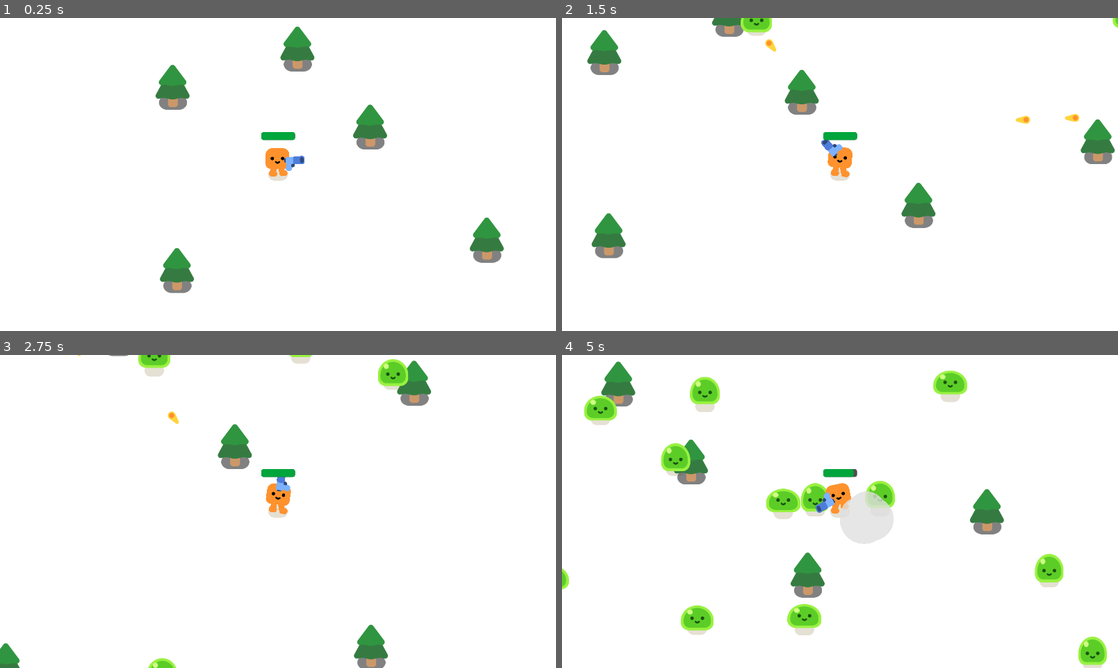
Above: before the commit, frames 1-4 (two rows, left to right).
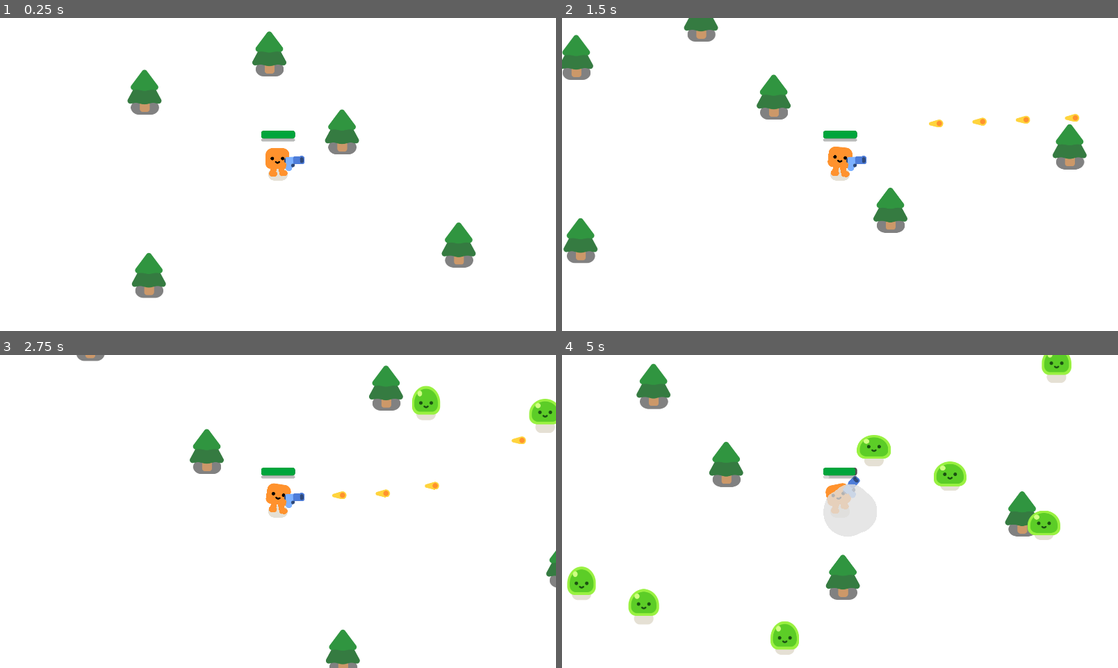
Above: after the commit, the same moments.

Repository: 97Kaleb/CSE290R
Game: Godot game, scene res://SurvivorsGame.tscn
Same seed, same stepped clock (60 frames per second), same inputs: the game is played once before the commit and once after it.
Inputs:
- Up to frame 1 (0.25 s): no input
- Up to frame 2 (1.5 s): hold D (move_right) 0.53-1.28 s; hold 1 0.53-1.28 s; tap 2 at 0.8, 1.35 s; hold S (move_down) from 1.28 s (still down)
- Up to frame 3 (2.75 s): tap 3 at 1.55 s; release S (move_down) at 2.03 s; hold D (move_right) from 2.03 s (still down); hold 3 from 2.03 s (still down); tap 1 at 2.3 s
- Up to frame 4 (5 s): release D (move_right) at 2.78 s; release 3 at 2.78 s; hold W (move_up) 2.78-3.53 s; tap 1 at 2.85, 4.55 s; tap 2 at 3.05 s; hold 2 3.53-4.28 s; hold A (move_left) from 3.53 s (still down); tap 3 at 3.8, 4.35 s

The runs differ from the first frame. In frame 1, 6.1% of the frame differs, in the area x 22-91%, y 2-90%; in frame 2, 7.4%; in frame 3, 5.9%; in frame 4, 14%, in the area x 0-98%, y 0-100%.

Commit message:
Competency 2 done

Diff:
--- a/2d-project-start/SurvivorsGame.tscn
+++ b/2d-project-start/SurvivorsGame.tscn
@@ -1,8 +1,9 @@
-[gd_scene load_steps=5 format=3 uid="uid://btduip47a32fd"]
+[gd_scene load_steps=6 format=3 uid="uid://btduip47a32fd"]
 
 [ext_resource type="Script" path="res://survivors_game.gd" id="1_48nmu"]
 [ext_resource type="PackedScene" uid="uid://bk0kj3d7s36cb" path="res://player.tscn" id="1_fsbw7"]
 [ext_resource type="PackedScene" uid="uid://bhbmgx0sqr0ap" path="res://tree.tscn" id="2_q74mp"]
+[ext_resource type="PackedScene" uid="uid://b5hy0abk3bmet" path="res://enemy.tscn" id="4_i2fpm"]
 
 [sub_resource type="Curve2D" id="Curve2D_gm73y"]
 _data = {
@@ -25,7 +26,7 @@
 grow_vertical = 2
 
 [node name="Player" parent="." instance=ExtResource("1_fsbw7")]
-position = Vector2(863, 557)
+position = Vector2(960, 540)
 
 [node name="Path2D" type="Path2D" parent="Player"]
 position = Vector2(-863, -557)
@@ -36,6 +37,80 @@
 position = Vector2(-159, -50)
 rotation = -0.0139591
 
+[node name="LevelMenu" type="CanvasLayer" parent="Player"]
+unique_name_in_owner = true
+layer = 5
+visible = false
+
+[node name="ColorRect" type="ColorRect" parent="Player/LevelMenu"]
+offset_right = 1920.0
+offset_bottom = 1080.0
+color = Color(0.125911, 0.125911, 0.125911, 0.470588)
+
+[node name="Option 1" type="ColorRect" parent="Player/LevelMenu"]
+offset_left = 200.0
+offset_top = 320.0
+offset_right = 565.0
+offset_bottom = 760.0
+
+[node name="Label" type="Label" parent="Player/LevelMenu/Option 1"]
+layout_mode = 0
+offset_right = 365.0
+offset_bottom = 440.0
+theme_override_colors/font_color = Color(0, 0, 0, 1)
+theme_override_font_sizes/font_size = 54
+text = "1:
+Increase
+Defense"
+horizontal_alignment = 1
+vertical_alignment = 1
+
+[node name="Option 2" type="ColorRect" parent="Player/LevelMenu"]
+offset_left = 760.0
+offset_top = 320.0
+offset_right = 1125.0
+offset_bottom = 760.0
+
+[node name="Label" type="Label" parent="Player/LevelMenu/Option 2"]
+layout_mode = 1
+anchors_preset = 8
+anchor_left = 0.5
+anchor_top = 0.5
+anchor_right = 0.5
+anchor_bottom = 0.5
+offset_left = -182.5
+offset_top = -220.0
+offset_right = 182.5
+offset_bottom = 220.0
+grow_horizontal = 2
+grow_vertical = 2
+theme_override_colors/font_color = Color(0, 0, 0, 1)
+theme_override_font_sizes/font_size = 54
+text = "2:
+Increase
+Regeneration"
+horizontal_alignment = 1
+vertical_alignment = 1
+
+[node name="Option 3" type="ColorRect" parent="Player/LevelMenu"]
+offset_left = 1296.0
+offset_top = 320.0
+offset_right = 1661.0
+offset_bottom = 760.0
+
+[node name="Label" type="Label" parent="Player/LevelMenu/Option 3"]
+layout_mode = 0
+offset_right = 365.0
+offset_bottom = 440.0
+theme_override_colors/font_color = Color(0, 0, 0, 1)
+theme_override_font_sizes/font_size = 54
+text = "3:
+Increase
+Attack
+Speed"
+horizontal_alignment = 1
+vertical_alignment = 1
+
 [node name="Tree5" parent="." instance=ExtResource("2_q74mp")]
 position = Vector2(-674, -556)
 
@@ -157,7 +232,7 @@
 position = Vector2(3011, 300)
 
 [node name="Timer" type="Timer" parent="."]
-wait_time = 0.3
+wait_time = 0.5
 autostart = true
 
 [node name="GameOver" type="CanvasLayer" parent="."]
@@ -189,5 +264,10 @@
 horizontal_alignment = 1
 vertical_alignment = 1
 
+[node name="Enemy" parent="." instance=ExtResource("4_i2fpm")]
+position = Vector2(-491, 1452)
+
+[connection signal="kill" from="." to="Player" method="_on_game_kill"]
 [connection signal="health_depleted" from="Player" to="." method="_on_player_health_depleted"]
 [connection signal="timeout" from="Timer" to="." method="_on_timer_timeout"]
+[connection signal="defeated" from="Enemy" to="." method="_on_enemy_defeated"]
--- a/2d-project-start/characters/slime/slime.gd
+++ b/2d-project-start/characters/slime/slime.gd
@@ -1,10 +1,8 @@
 extends Node2D
-
 
 func play_walk():
 	%AnimationPlayer.play("walk")
 
-
 func play_hurt():
 	%AnimationPlayer.play("hurt")
 	%AnimationPlayer.queue("walk")
--- a/2d-project-start/enemy.gd
+++ b/2d-project-start/enemy.gd
@@ -1,6 +1,9 @@
 extends CharacterBody2D
 
 var health = 3
+var damage = 5
+var xpValue = 5
+signal defeated(xpValue)
 
 @onready var player = get_node("/root/Game/Player")
 
@@ -11,12 +14,13 @@
 	var direction = global_position.direction_to(player.global_position)
 	velocity = direction * 300
 	move_and_slide()
-
+#change this
 func take_damage():
 	health -= 1
 	%Slime.play_hurt()
 	if health == 0:
 		queue_free()
+		emit_signal("defeated", xpValue)
 		const SMOKE_EXPLOSION = preload("res://smoke_explosion/smoke_explosion.tscn")
 		var smoke = SMOKE_EXPLOSION.instantiate()
 		get_parent().add_child(smoke)
--- a/2d-project-start/gun.gd
+++ b/2d-project-start/gun.gd
@@ -15,3 +15,8 @@
 
 func _on_timer_timeout() -> void:
 	shoot()
+
+func _on_player_speed_increase() -> void:
+	%Timer.wait_time -= .05
+	if %Timer.wait_time <= 0.0:
+		%Timer.wait_time = .1
--- a/2d-project-start/gun.tscn
+++ b/2d-project-start/gun.tscn
@@ -26,6 +26,7 @@
 position = Vector2(26, -11)
 
 [node name="Timer" type="Timer" parent="."]
+unique_name_in_owner = true
 wait_time = 0.25
 autostart = true
 
--- a/2d-project-start/player.gd
+++ b/2d-project-start/player.gd
@@ -1,7 +1,11 @@
 extends CharacterBody2D
 
+signal speed_increase
 signal health_depleted
 var health = 100.0
+var xp = 0
+var regen = 0.0
+var damage_rate = 5.0
 
 func _physics_process(delta: float) -> void:
 	var direction = Input.get_vector("move_left", "move_right", "move_up", "move_down")
@@ -11,11 +15,41 @@
 		$HappyBoo.play_walk_animation()
 	else:
 		$HappyBoo.play_idle_animation()
-
-	const DAMAGE_RATE = 5.0
+	health += regen * delta
+	if health > 100.0:
+		health = 100.0
+	%HealthBar.value = health
 	var overlapping_enemies = %Hurtbox.get_overlapping_bodies()
 	if overlapping_enemies.size() > 0:
-		health -= DAMAGE_RATE * overlapping_enemies.size() * delta
-		%ProgressBar.value = health
+		health -= damage_rate * overlapping_enemies.size() * delta
+		%HealthBar.value = health
 		if health <= 0.0:
 			health_depleted.emit()
+
+func _on_game_kill(xpValue: Variant) -> void:
+	xp += xpValue
+	%XPBar.value = xp
+	if xp >= 100:
+		xp = 0
+		%XPBar.value = xp
+		get_tree().paused = true
+		levelUp()
+
+func levelUp():
+	%LevelMenu.visible = true
+	while %LevelMenu.visible == true:
+		if Input.is_key_pressed(KEY_1):
+			damage_rate -= .5
+			if damage_rate < 0:
+				damage_rate = 0
+			%LevelMenu.visible = false
+			get_tree().paused = false
+		if Input.is_key_pressed(KEY_2):
+			regen += 1
+			%LevelMenu.visible = false
+			get_tree().paused = false
+		if Input.is_key_pressed(KEY_3):
+			speed_increase.emit()
+			%LevelMenu.visible = false
+			get_tree().paused = false
+		await get_tree().create_timer(0.01).timeout
--- a/2d-project-start/player.tscn
+++ b/2d-project-start/player.tscn
@@ -48,13 +48,23 @@
 position = Vector2(-1, -42)
 shape = SubResource("CapsuleShape2D_56aoa")
 
-[node name="ProgressBar" type="ProgressBar" parent="."]
+[node name="HealthBar" type="ProgressBar" parent="."]
 unique_name_in_owner = true
 offset_left = -58.0
-offset_top = -146.0
+offset_top = -151.0
 offset_right = 59.0
-offset_bottom = -119.0
+offset_bottom = -124.0
 theme_override_styles/background = SubResource("StyleBoxFlat_sou41")
 theme_override_styles/fill = SubResource("StyleBoxFlat_b4sbf")
 value = 100.0
 show_percentage = false
+
+[node name="XPBar" type="ProgressBar" parent="."]
+unique_name_in_owner = true
+offset_left = -58.0
+offset_top = -124.0
+offset_right = 59.0
+offset_bottom = -114.0
+show_percentage = false
+
+[connection signal="speed_increase" from="." to="Gun" method="_on_player_speed_increase"]
--- a/2d-project-start/survivors_game.gd
+++ b/2d-project-start/survivors_game.gd
@@ -1,7 +1,10 @@
 extends Node2D
+
+signal kill(xpValue)
 
 func spawn_enemy():
 	var new_enemy = preload("res://enemy.tscn").instantiate()
+	new_enemy.connect("defeated", _on_enemy_defeated)
 	%PathFollow2D.progress_ratio = randf()
 	new_enemy.global_position = %PathFollow2D.global_position
 	add_child(new_enemy)
@@ -9,8 +12,10 @@
 func _on_timer_timeout() -> void:
 	spawn_enemy()
 
-
-
 func _on_player_health_depleted() -> void:
 	%GameOver.visible = true
 	get_tree().paused = true
+
+
+func _on_enemy_defeated(xpValue: Variant) -> void:
+	emit_signal("kill", xpValue)
